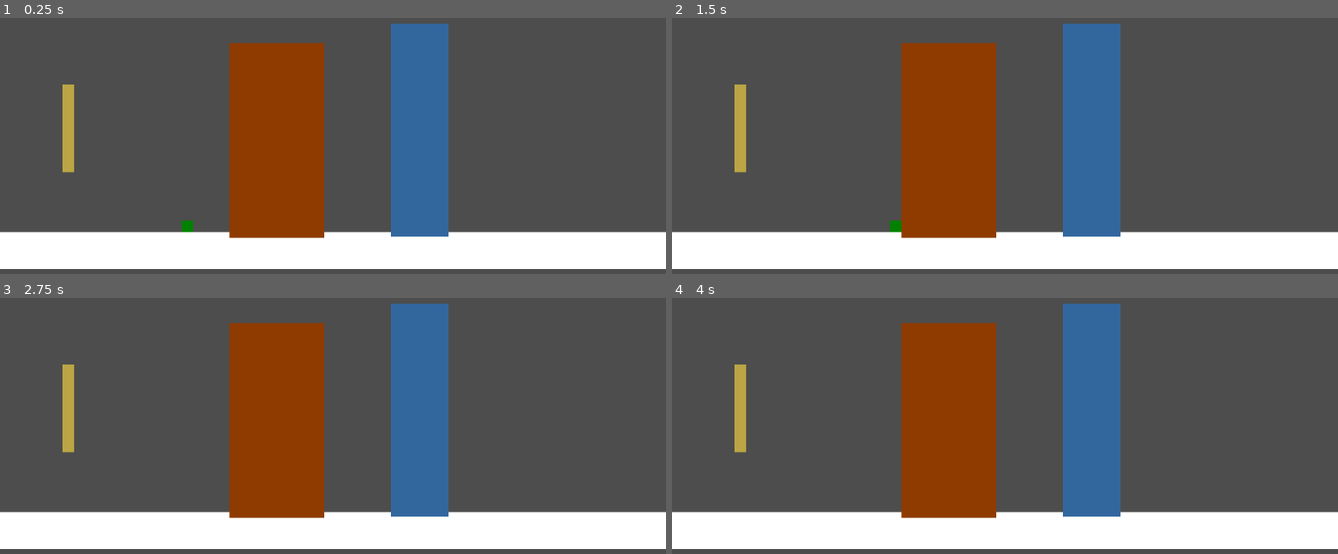
Above: before the commit, frames 1-4 (two rows, left to right).
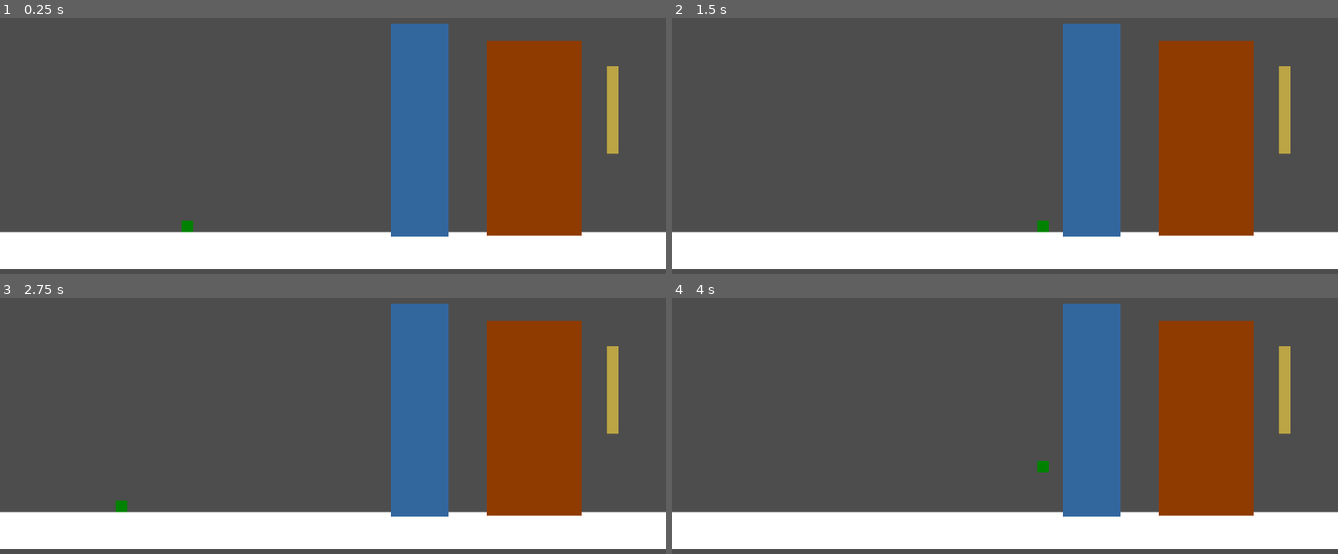
Above: after the commit, the same moments.

Repository: Ssssoar/Project-Olympus
Game: Godot game, scene res://scenes/test_scene.tscn
Two runs of this game, one before a commit and one after it. Both use one fixed random seed, a clock stepped at 60 frames per second and the inputs below.
Inputs:
- Up to frame 1 (0.25 s): no input
- Up to frame 2 (1.5 s): tap Enter at 0.5 s; hold D (Right) from 0.53 s (still down); tap Q (PickL) at 0.6 s; tap Space (Jump) at 0.77 s; tap E (PickR) at 1.35 s
- Up to frame 3 (2.75 s): tap Space (Jump) at 1.52 s; release D (Right) at 2.03 s; hold A (Left) from 2.03 s (still down); tap Q (PickL) at 2.1 s
- Up to frame 4 (4 s): release A (Left) at 2.78 s; hold D (Right) from 2.78 s (still down); tap E (PickR) at 2.85 s; tap Space (Jump) at 3.02, 3.77 s; tap Q (PickL) at 3.6 s

The runs differ from the first frame. In frame 1, 23% of the frame differs, in the area x 9-93%, y 8-87%; in frame 2, 23%; in frame 3, 23%; in frame 4, 23%.

Commit message:
bleh blah boleh blah bleh blah bleh blah bnlehb laeh

Diff:
--- /dev/null
+++ b/scenes/hazard.tscn
@@ -0,0 +1,19 @@
+[gd_scene load_steps=4 format=3 uid="uid://dr8e4k71nvvn2"]
+
+[sub_resource type="Gradient" id="Gradient_ivx7b"]
+colors = PackedColorArray(1, 0.47843137, 0.5411765, 1, 1, 0.47843137, 0.5411765, 1)
+
+[sub_resource type="GradientTexture2D" id="GradientTexture2D_rxmjj"]
+gradient = SubResource("Gradient_ivx7b")
+width = 20
+height = 20
+
+[sub_resource type="RectangleShape2D" id="RectangleShape2D_awlwb"]
+
+[node name="Hazard" type="StaticBody2D"]
+
+[node name="Sprite2D" type="Sprite2D" parent="."]
+texture = SubResource("GradientTexture2D_rxmjj")
+
+[node name="CollisionShape2D" type="CollisionShape2D" parent="."]
+shape = SubResource("RectangleShape2D_awlwb")
--- /dev/null
+++ b/scenes/particles/death_particle.tscn
@@ -0,0 +1,39 @@
+[gd_scene load_steps=6 format=3 uid="uid://yurp3r6v306k"]
+
+[sub_resource type="Gradient" id="Gradient_242x3"]
+colors = PackedColorArray(1, 1, 1, 1, 1, 1, 1, 1)
+
+[sub_resource type="GradientTexture2D" id="GradientTexture2D_6uqd6"]
+gradient = SubResource("Gradient_242x3")
+width = 8
+height = 8
+
+[sub_resource type="Curve" id="Curve_48qlt"]
+_limits = [0.0, 100.0, 0.0, 1.0]
+_data = [Vector2(0, 1), 0.0, 0.0, 0, 0, Vector2(1, 56.17978), 159.30083, 0.0, 0, 0]
+point_count = 2
+
+[sub_resource type="CurveTexture" id="CurveTexture_3akvi"]
+curve = SubResource("Curve_48qlt")
+
+[sub_resource type="ParticleProcessMaterial" id="ParticleProcessMaterial_7rlf8"]
+particle_flag_disable_z = true
+spread = 180.0
+initial_velocity_min = 222.22
+initial_velocity_max = 396.81998
+damping_min = 100.00001
+damping_max = 100.00001
+damping_curve = SubResource("CurveTexture_3akvi")
+turbulence_noise_strength = 7.9
+turbulence_influence_min = 0.43
+turbulence_influence_max = 0.43
+
+[node name="DeathParticle" type="GPUParticles2D"]
+emitting = false
+amount = 50
+texture = SubResource("GradientTexture2D_6uqd6")
+lifetime = 0.8
+one_shot = true
+explosiveness = 0.77
+randomness = 0.24
+process_material = SubResource("ParticleProcessMaterial_7rlf8")
--- a/scenes/player.tscn
+++ b/scenes/player.tscn
@@ -8,6 +8,8 @@
 [ext_resource type="Script" uid="uid://dn8383bawnrav" path="res://scripts/player/player_movement_state_machine.gd" id="5_fjrip"]
 [ext_resource type="Script" uid="uid://cuecb78rx87k5" path="res://scripts/player/pick_reaction.gd" id="6_tuyoq"]
 [ext_resource type="Script" uid="uid://cvtrxrc6vl5bt" path="res://scripts/player/movement_handlers/cling_movement.gd" id="8_smehm"]
+[ext_resource type="Script" uid="uid://b5ko5xxeo3gti" path="res://scripts/player/game_over_handler.gd" id="9_ur7pv"]
+[ext_resource type="PackedScene" uid="uid://yurp3r6v306k" path="res://scenes/particles/death_particle.tscn" id="10_y4r1p"]
 
 [sub_resource type="RectangleShape2D" id="RectangleShape2D_h3xc6"]
 
@@ -87,6 +89,10 @@
 script = ExtResource("8_smehm")
 player_state = 2
 
+[node name="GameOverHandler" type="Node" parent="."]
+script = ExtResource("9_ur7pv")
+particle = ExtResource("10_y4r1p")
+
 [connection signal="bounced" from="PickReactionHandler" to="PlayerMovementStateMachine/WalkMovement" method="_on_pick_reaction_handler_bounced"]
 [connection signal="body_entered" from="PickAreaL" to="PickReactionHandler" method="_on_pick_area_l_body_entered"]
 [connection signal="body_entered" from="PickAreaR" to="PickReactionHandler" method="_on_pick_area_r_body_entered"]
--- a/scenes/test_scene.tscn
+++ b/scenes/test_scene.tscn
@@ -1,9 +1,10 @@
-[gd_scene load_steps=8 format=3 uid="uid://dajn15ecvmknd"]
+[gd_scene load_steps=9 format=3 uid="uid://dajn15ecvmknd"]
 
 [ext_resource type="PackedScene" uid="uid://bqrekrucoblsp" path="res://scenes/player.tscn" id="1_g7g4h"]
 [ext_resource type="PackedScene" uid="uid://civ8lbqtyfv5j" path="res://scenes/bounce_ground.tscn" id="2_j8ivh"]
 [ext_resource type="PackedScene" uid="uid://c1jqshqrv3248" path="res://scenes/shatter_ground.tscn" id="3_nd71p"]
 [ext_resource type="PackedScene" uid="uid://c0quxs2hblhaa" path="res://scenes/cling_ground.tscn" id="4_7ddre"]
+[ext_resource type="PackedScene" uid="uid://yurp3r6v306k" path="res://scenes/particles/death_particle.tscn" id="5_qjeyg"]
 
 [sub_resource type="RectangleShape2D" id="RectangleShape2D_3qnke"]
 size = Vector2(64, 64)
@@ -34,9 +35,12 @@
 scale = Vector2(-5.0138507, 18.494284)
 
 [node name="ShatterGround" parent="." instance=ExtResource("3_nd71p")]
-position = Vector2(118, 388)
+position = Vector2(1060, 356.00003)
 scale = Vector2(1, 7.5599995)
 
 [node name="ClingGround" parent="." instance=ExtResource("4_7ddre")]
-position = Vector2(479, 409)
+position = Vector2(924, 405.00003)
 scale = Vector2(8.159999, 16.92)
+
+[node name="DeathParticle" parent="." instance=ExtResource("5_qjeyg")]
+position = Vector2(326, 318)
--- /dev/null
+++ b/scripts/player/game_over_handler.gd
@@ -0,0 +1,3 @@
+class_name GameOverHandler extends Node
+
+@export var particle: PackedScene
Not shown: 1 places in scenes/player.tscn that only renumber resources
Not shown, added: scripts/player/game_over_handler.gd.uid
